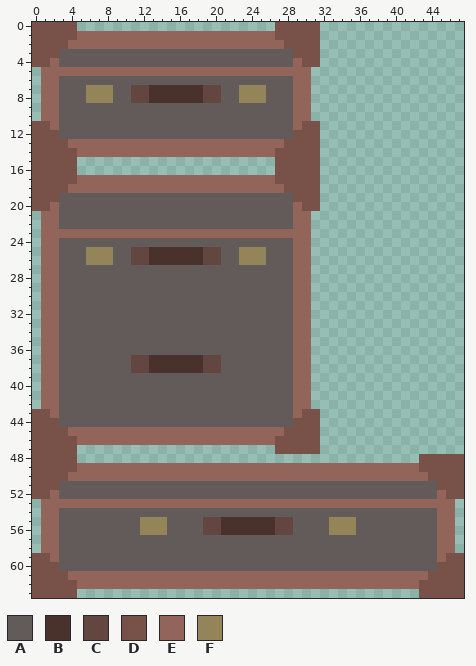
Two versions of one pixel-art sprite, Assets/Sprites/bags-old1.png. Above is the file before it was changed.
The file is 48x64 pixels. Pixels under 10% opacity are left out.
Palette (. is transparent): A #635b59  B #49322c  C #63463f  D #785249  E #93655a  F #93845a
The result:
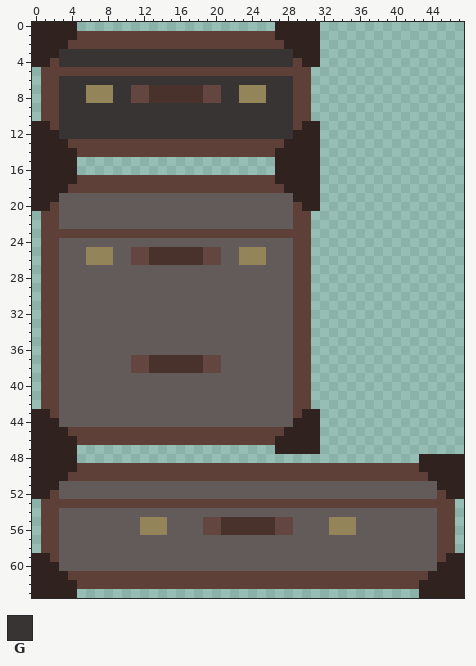
Colours new in this view: G #383433
Difference:
{"colour":"D","old":"#785249","new":"#30221f"}
{"colour":"E","old":"#93655a","new":"#5f4039"}
{"y":3,"x":3,"old":"AAAAAAAAAAAAAAAAAAAAAAAAAA","new":"GGGGGGGGGGGGGGGGGGGGGGGGGG"}
{"y":4,"x":3,"old":"AAAAAAAAAAAAAAAAAAAAAAAAAA","new":"GGGGGGGGGGGGGGGGGGGGGGGGGG"}
{"y":6,"x":3,"old":"AAAAAAAAAAAAAAAAAAAAAAAAAA","new":"GGGGGGGGGGGGGGGGGGGGGGGGGG"}
{"y":7,"x":3,"old":"AAA","new":"GGG"}
{"y":7,"x":9,"old":"AA","new":"GG"}
{"y":7,"x":21,"old":"AA","new":"GG"}
{"y":7,"x":26,"old":"AAA","new":"GGG"}
{"y":8,"x":3,"old":"AAA","new":"GGG"}
{"y":8,"x":9,"old":"AA","new":"GG"}
{"y":8,"x":21,"old":"AA","new":"GG"}
{"y":8,"x":26,"old":"AAA","new":"GGG"}
{"y":9,"x":3,"old":"AAAAAAAAAAAAAAAAAAAAAAAAAA","new":"GGGGGGGGGGGGGGGGGGGGGGGGGG"}
{"y":10,"x":3,"old":"AAAAAAAAAAAAAAAAAAAAAAAAAA","new":"GGGGGGGGGGGGGGGGGGGGGGGGGG"}
{"y":11,"x":3,"old":"AAAAAAAAAAAAAAAAAAAAAAAAAA","new":"GGGGGGGGGGGGGGGGGGGGGGGGGG"}
{"y":12,"x":3,"old":"AAAAAAAAAAAAAAAAAAAAAAAAAA","new":"GGGGGGGGGGGGGGGGGGGGGGGGGG"}
